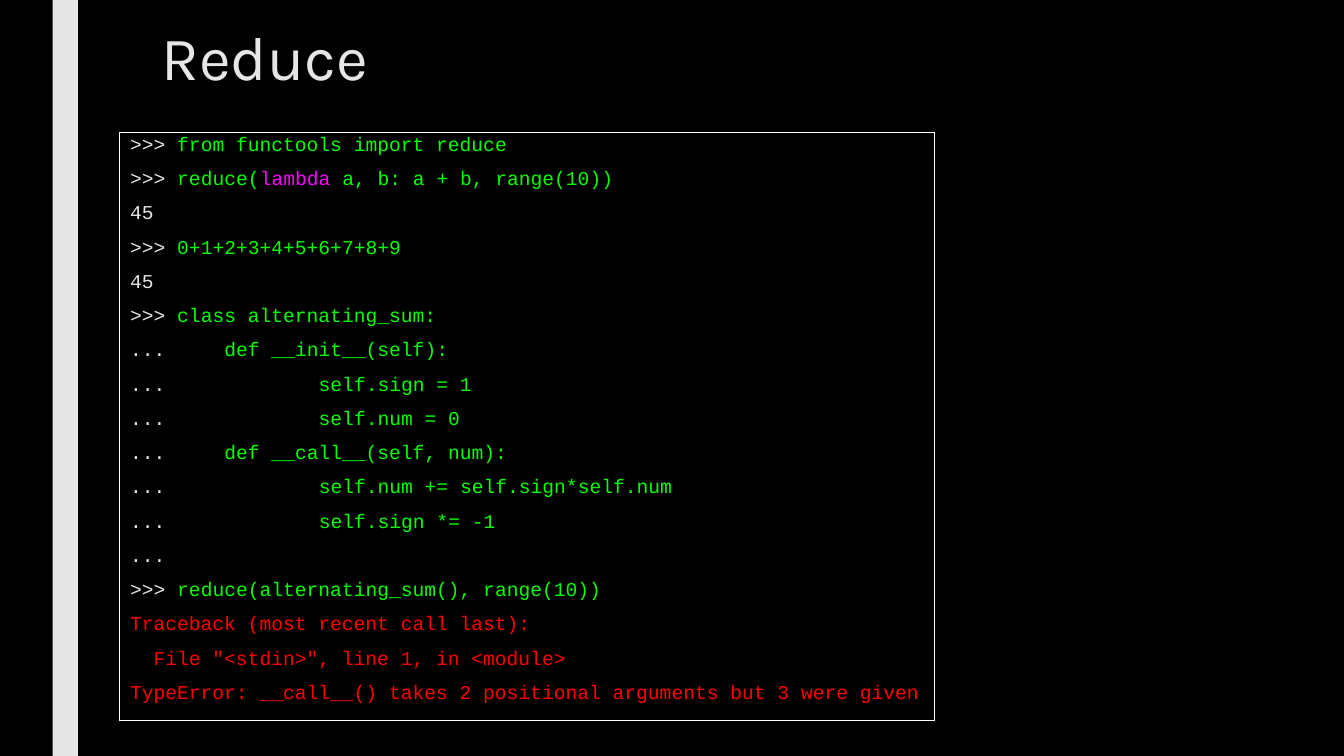
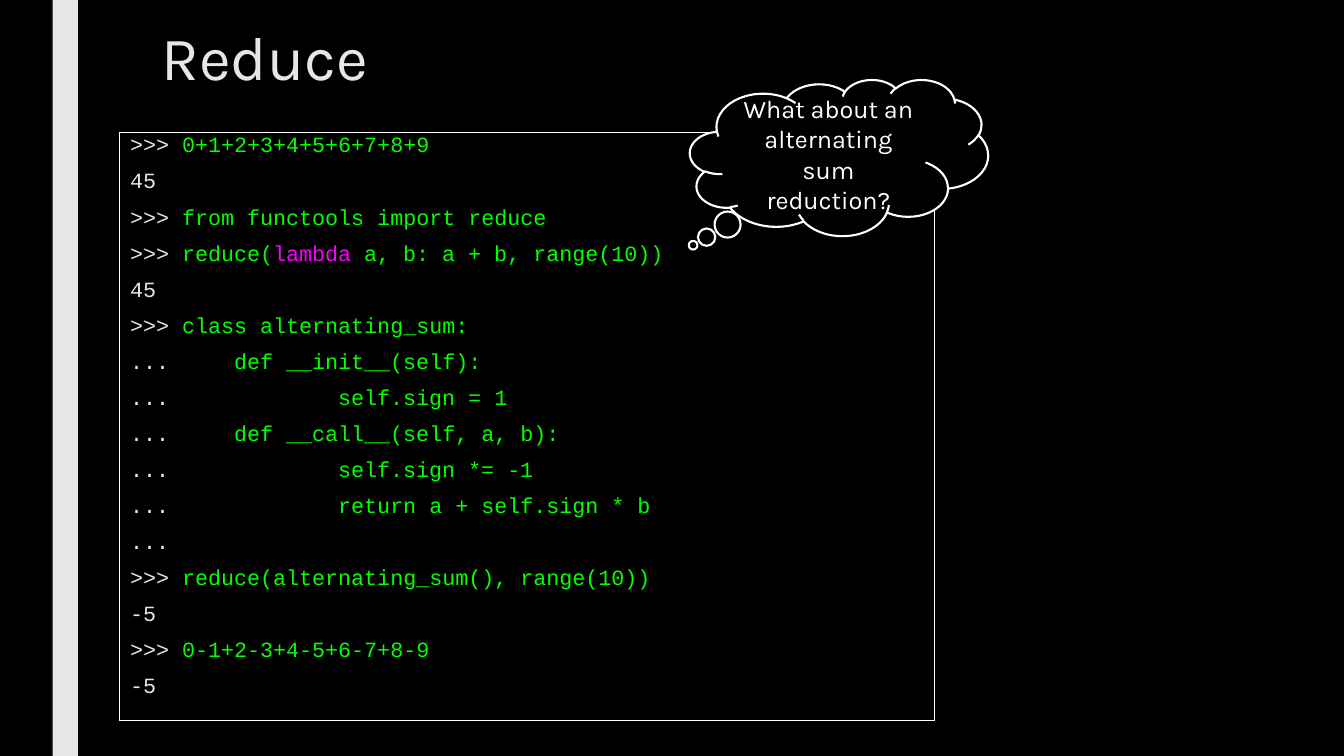
Before and after one commit to max7patek/metaprogramming, a slide deck: slide 14 of slides/02-FirstClassFunctions.pptx. Drawn at 1344x756 pixels with LibreOffice and Linux fonts; fonts in the diff are those of the drawing; grey boxes stand for pictures. Boxes give left, top, right and bottom in pixels: in the first picture for what was removed or moved away, otherwise in the second. Text is boxed around its words. In the diff, an @@ line names an element or a change of style, - is before the commit and + after.

Commit message:
Final changes to Lecture 02.

```diff
--- a/slides/02-FirstClassFunctions.pptx
+++ b/slides/02-FirstClassFunctions.pptx
@@ thought cloud added at (691,80,989,236), fill #000000, outline #FFFFFF 1.5 pt, 18 pt, text #FFFFFF @@
+What about an alternating sum reduction?
@@ text in rectangle at (130,137,429,189): paragraphs added @@
+>>> 0+1+2+3+4+5+6+7+8+9
+45
@@ text in rectangle at (130,206,401,255): paragraphs removed @@
-45
->>> 0+1+2+3+4+5+6+7+8+9
@@ text in rectangle at (130,209,663,590): size 14 to 15.5 pt in ">>> from functools import reduce", ">>> reduce(lambda a, b: a + b, ...", "45", ">>> class alternating_sum:" and 5 more places @@
@@ text in rectangle at (234,425,559,446): text changed; size 14 to 15.5 pt @@
-... self.num = 0
-... def __call__(self, num):
-... self.num += self.sign*self.num
+... def __call__(self, a, b):
@@ text in rectangle at (338,498,650,518): paragraph added @@
+... return a + self.sign * b
@@ text in rectangle at (130,606,429,694): text changed; size 14 to 15.5 pt; text colour #FF0000 to #05FF00 @@
-Traceback (most recent call last):
-File "<stdin>", line 1, in <module>
-TypeError: __call__() takes 2 positional arguments but 3 were given
+-5
+>>> 0-1+2-3+4-5+6-7+8-9
+-5
```
Also in this commit, not shown: 3 other slides changed, 2 slides added, 2 slides removed, 1 other file.
